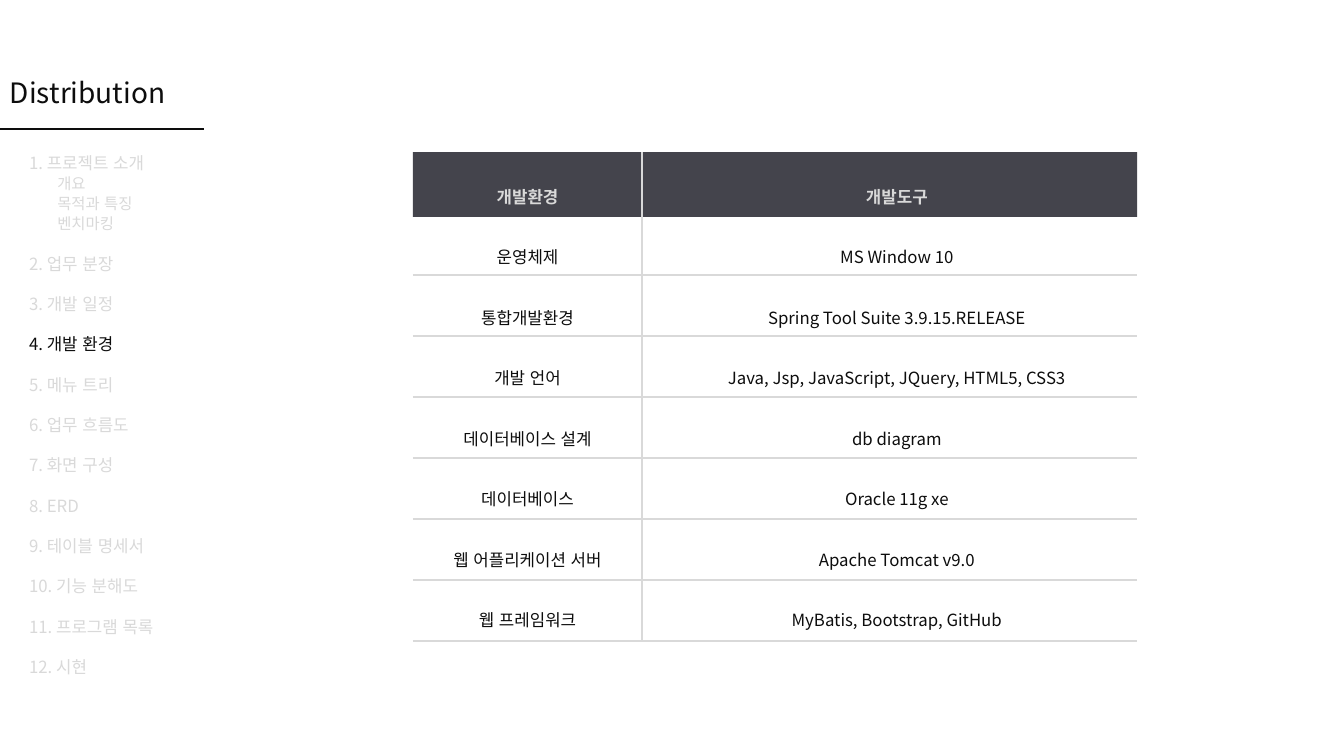
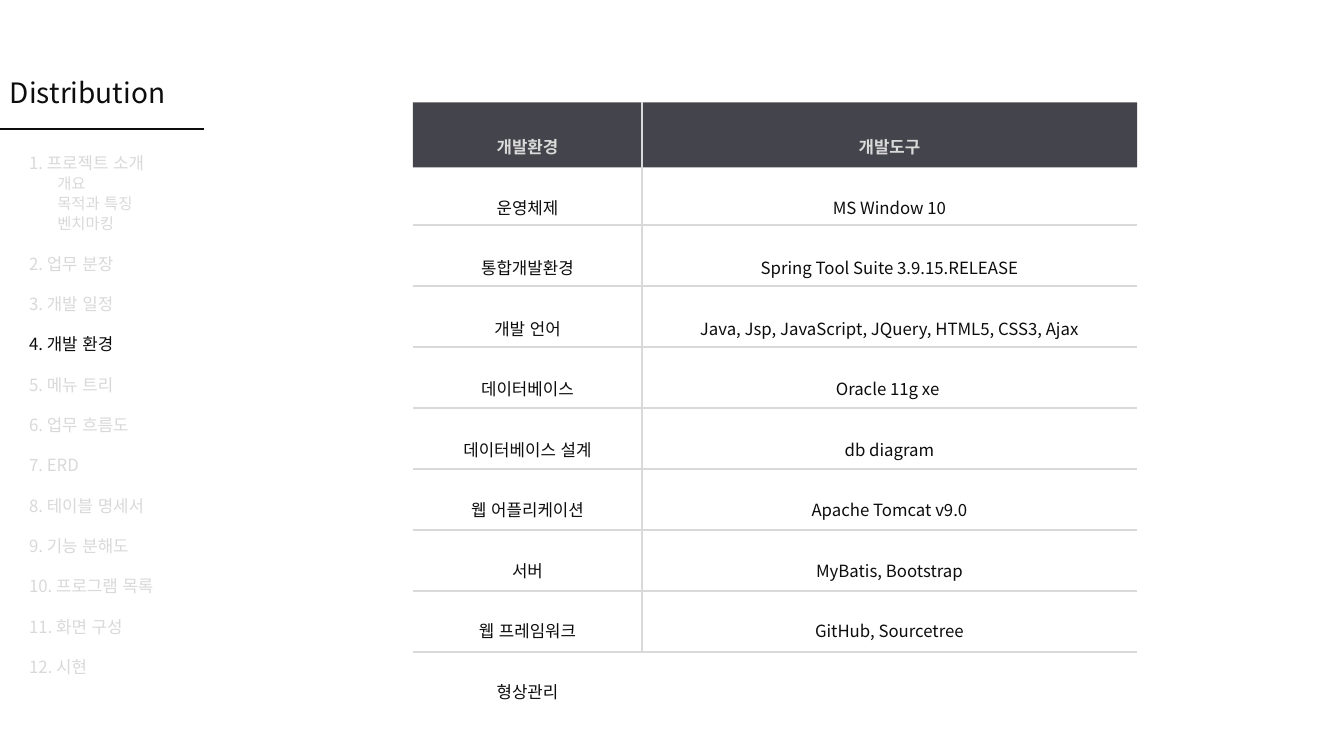
Before and after one commit to Peh9397/Distribution, a slide deck: slide 10 of Distribution.pptx. Drawn at 1344x756 pixels with LibreOffice and Linux fonts; fonts in the diff are those of the drawing. Boxes give left, top, right and bottom in pixels: in the first picture for what was removed or moved away, otherwise in the second. Text is boxed around its words. In the diff, an @@ line names an element or a change of style, - is before the commit and + after.

```diff
--- a/Distribution.pptx
+++ b/Distribution.pptx
@@ text at [463,139,592,639]: paragraph added @@
+형상관리
@@ text "개발환경": place and size @@
-text "개발환경" at [453,189,602,628]
+text "개발환경" at [463,139,592,639]
@@ text "개발도구": place and size @@
-text "개발도구" at [728,189,1065,630]
+text "개발도구" at [700,139,1079,640]
@@ line moved from (642, 640) - (642, 152) to (642, 652) - (642, 103) @@
@@ text at [700,322,1079,399]: text changed @@
-Java, Jsp, JavaScript, JQuery, HTML5, CSS3
+Java, Jsp, JavaScript, JQuery, HTML5, CSS3, Ajax
+Oracle 11g xe
@@ text at [481,381,574,397]: paragraph added @@
+데이터베이스
@@ text at [29,452,154,638]: text changed @@
-7. 화면 구성
-8. ERD
-9. 테이블 명세서
-10. 기능 분해도
-11. 프로그램 목록
+7. ERD
+8. 테이블 명세서
+9. 기능 분해도
+10. 프로그램 목록
+11. 화면 구성
@@ 7 lines, 1 rectangle: place and size @@
-7 lines, 1 rectangle at [413,152,1137,641]
+7 lines, 1 rectangle at [413,103,1137,592]
@@ text at [481,491,574,507]: paragraph removed @@
-데이터베이스
@@ text at [845,491,948,510]: paragraph removed @@
-Oracle 11g xe
@@ text at [815,564,964,640]: text changed @@
-MyBatis, Bootstrap, GitHub
+MyBatis, Bootstrap
+GitHub, Sourcetree
@@ line added from (413, 652) to (1137, 652), #D9D9D9 1.5 pt @@
```
Also in this commit, not shown: 23 other slides changed, 1 slide added.
